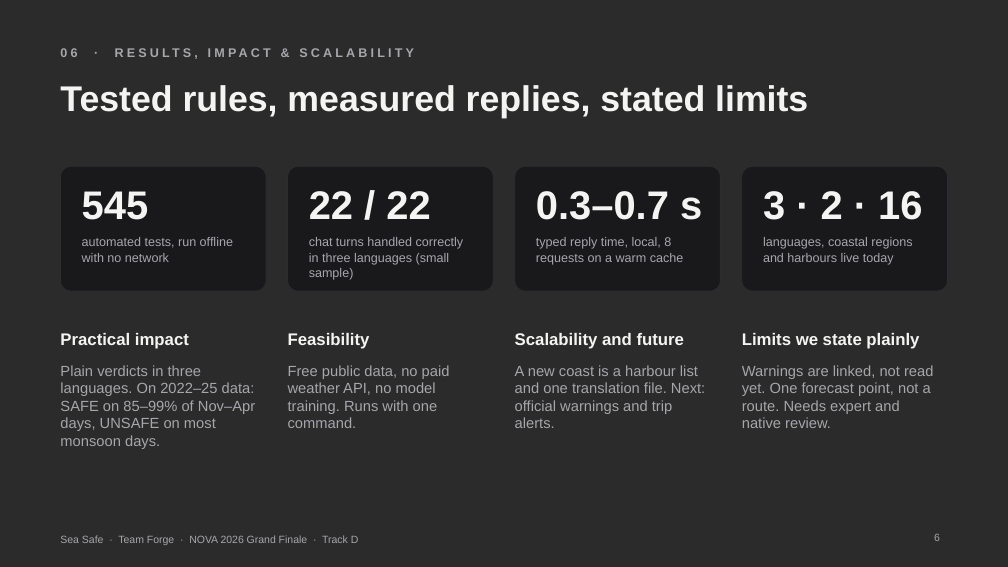
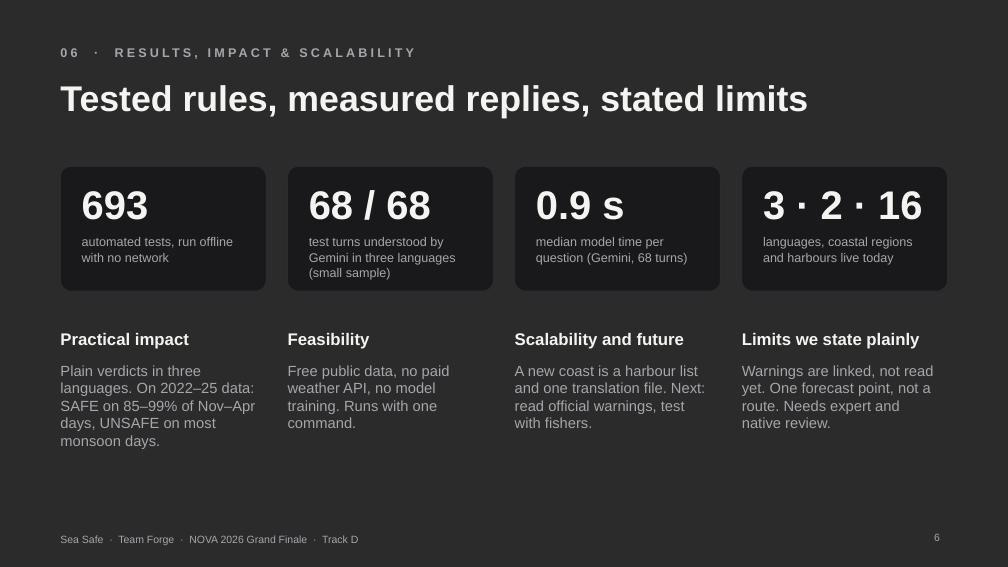
Before and after one commit to vishl4534-arch/sea-safe, a slide deck: slide 6 of Claude outputs/Sea_Safe_NOVA_2026.pptx. Drawn at 1008x567 pixels with LibreOffice and Linux fonts; fonts in the diff are those of the drawing; background and template pictures are left out; a plain dark background stands for a picture behind light text. Boxes give left, top, right and bottom in pixels: in the first picture for what was removed or moved away, otherwise in the second. Text is boxed around its words. In the diff, an @@ line names an element or a change of style, - is before the commit and + after.

```diff
--- a/Claude outputs/Sea_Safe_NOVA_2026.pptx
+++ b/Claude outputs/Sea_Safe_NOVA_2026.pptx
@@ text at [82,191,149,220]: text changed @@
-545
+693
@@ text at [309,191,430,220]: text changed @@
-22 / 22
+68 / 68
@@ text at [536,191,624,220]: text changed @@
-0.3–0.7 s
+0.9 s
@@ text at [309,237,456,280]: text changed @@
-chat turns handled correctly in three languages (small sample)
+test turns understood by Gemini in three languages (small sample)
@@ text at [536,237,687,265]: text changed @@
-typed reply time, local, 8 requests on a warm cache
+median model time per question (Gemini, 68 turns)
@@ text at [515,365,705,428]: text changed @@
-A new coast is a harbour list and one translation file. Next: official warnings and trip alerts.
+A new coast is a harbour list and one translation file. Next: read official warnings, test with fishers.
```
Also in this commit, not shown: 3 other slides changed, 1 slide added, 1 slide removed, 38 other files.
